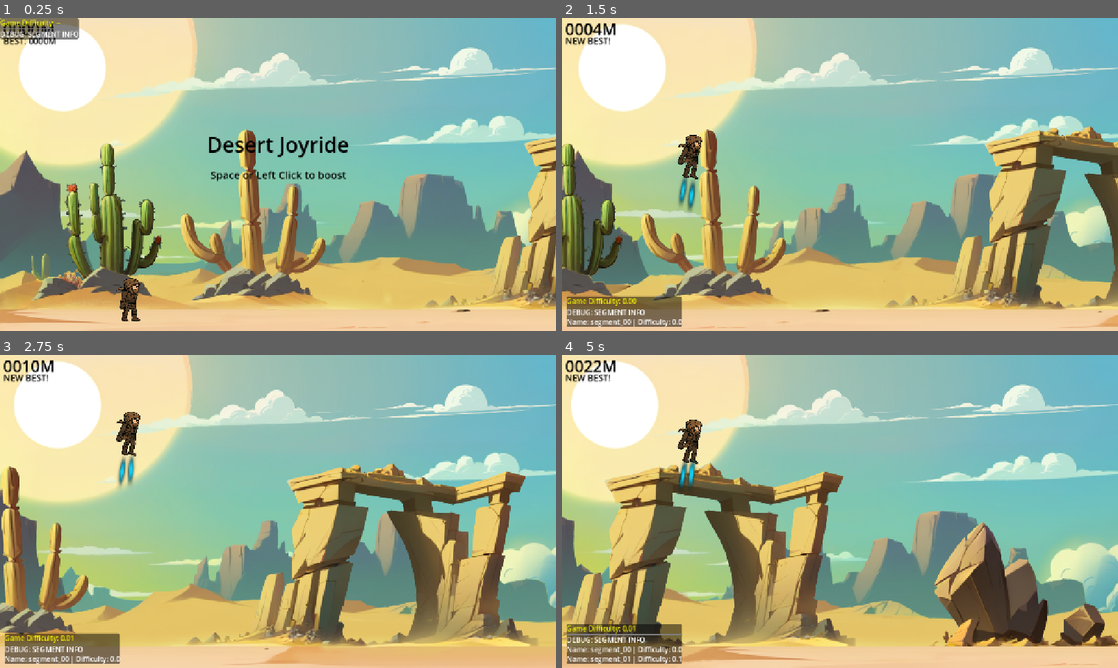
Above: before the commit, frames 1-4 (two rows, left to right).
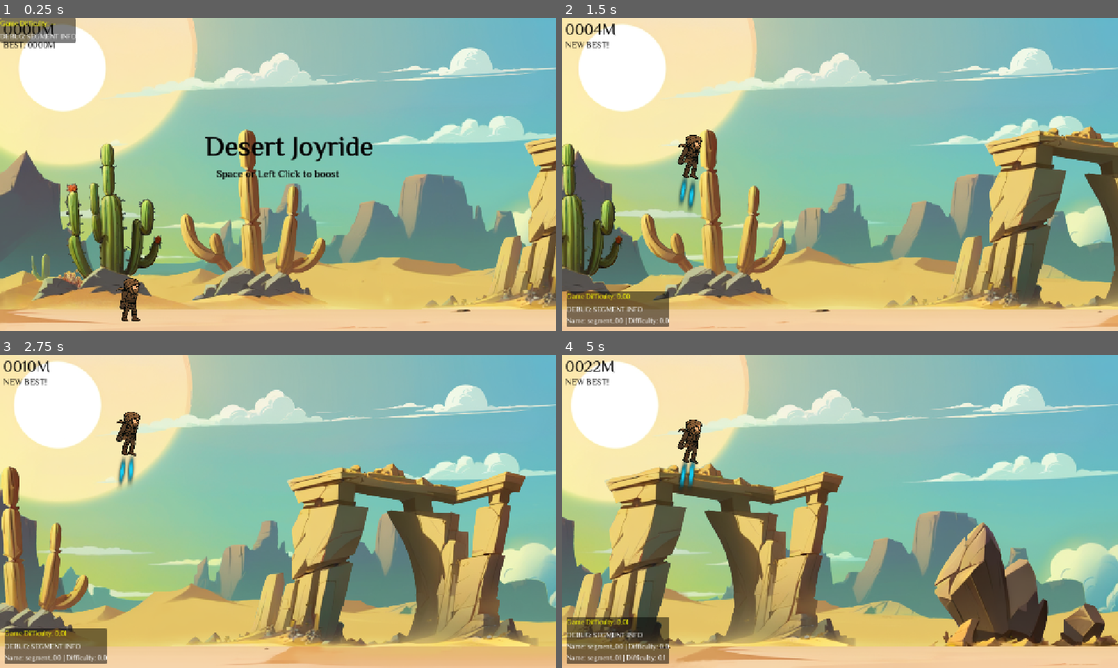
Above: after the commit, the same moments.

Repository: snowfrogdev/jetpack-joyride-clone
Game: Godot game, scene res://main.tscn
Two runs of this game, one before a commit and one after it. Both use one fixed random seed, a clock stepped at 60 frames per second and the inputs below.
Inputs (mouse positions are in pixels of both pictures, inside the frame that each line leads up to):
- Up to frame 1 (0.25 s): no input
- Up to frame 2 (1.5 s): tap Enter (ui_accept) at 0.5, 0.77 s; move the mouse to (962, 158) at 0.52 s; hold Space (Boost) 0.53-1.28 s; click (962, 158) at 0.67 s; move the mouse to (728, 190) at 1.27 s; tap Space (Boost) at 1.35 s; click (728, 190) at 1.42 s
- Up to frame 3 (2.75 s): tap Enter (ui_accept) at 1.52 s; move the mouse to (333, 442) at 2.02 s; hold Space (Boost) from 2.03 s (still down); click (333, 442) at 2.17 s
- Up to frame 4 (5 s): move the mouse to (812, 574) at 2.77 s; release Space (Boost) at 2.78 s; tap Space (Boost) at 2.85, 4.35 s; click (812, 574) at 2.92 s; tap Enter (ui_accept) at 3.02, 3.77, 4.52 s; move the mouse to (1006, 558) at 3.52 s; hold Space (Boost) 3.53-4.28 s; click (1006, 558) at 3.67 s; move the mouse to (673, 464) at 4.27 s; click (673, 464) at 4.42 s

The runs differ from the first frame. In frame 1, 2.2% of the frame differs, in the area x 0-67%, y 0-53%; in frame 2, 1.7%; in frame 3, 1.7%; in frame 4, 2.2%, in the area x 0-22%, y 1-99%.

Commit message:
Add ElMessiri font and implement UI theme customization for improved readability

Diff:
--- a/main.tscn
+++ b/main.tscn
@@ -35,6 +35,7 @@
 [ext_resource type="Resource" uid="uid://3kgdrgi4ot46" path="res://segments/segment_14_data.tres" id="26_jq2sk"]
 [ext_resource type="Resource" uid="uid://xkqqd6hl1nqk" path="res://segments/segment_15_data.tres" id="27_4k2k6"]
 [ext_resource type="Script" uid="uid://ctsxag2jnufan" path="res://debug/debug_display.gd" id="28_debug"]
+[ext_resource type="Script" uid="uid://dira3l5mqiqva" path="res://ui_theme.gd" id="29_theme"]
 [ext_resource type="AudioStream" uid="uid://dk4o0n32gb7pn" path="res://assets/audio/Desert Mirage.wav" id="36_ok6jj"]
 [ext_resource type="AudioStream" uid="uid://ctc8dxuvc6yal" path="res://assets/audio/intro.wav" id="37_ctc8d"]
 [ext_resource type="AudioStream" uid="uid://dn6jhxjoq087g" path="res://assets/audio/game_over.wav" id="38_b1qrp"]
@@ -158,6 +159,9 @@
 metadata/_custom_type_script = "uid://cue7hc33wov63"
 
 [node name="UI" type="CanvasLayer" parent="."]
+
+[node name="UITheme" type="Node" parent="UI"]
+script = ExtResource("29_theme")
 
 [node name="DistanceContainer" type="VBoxContainer" parent="UI"]
 offset_left = 7.0
@@ -188,14 +192,14 @@
 anchor_top = 0.5
 anchor_right = 0.5
 anchor_bottom = 0.5
-offset_left = -200.0
-offset_top = -100.0
-offset_right = 200.0
-offset_bottom = -40.0
-grow_horizontal = 2
-grow_vertical = 2
-theme_override_colors/font_color = Color(0, 0, 0, 1)
-theme_override_font_sizes/font_size = 48
+offset_left = -250.0
+offset_top = -120.0
+offset_right = 250.0
+offset_bottom = -20.0
+grow_horizontal = 2
+grow_vertical = 2
+theme_override_colors/font_color = Color(0, 0, 0, 1)
+theme_override_font_sizes/font_size = 64
 text = "Desert Joyride"
 horizontal_alignment = 1
 vertical_alignment = 1
--- a/player/states/falling.gd
+++ b/player/states/falling.gd
@@ -24,12 +24,12 @@
   if is_sliding:
     # Handle sliding state
     sliding_timer += delta
+    # Gradually reduce horizontal velocity during slide
+    player.velocity.x = max(player.velocity.x * 0.99, 0)
     if sliding_timer >= SLIDE_DURATION:
-      # Transition to running state after sliding duration
+      player.velocity.x = 0 # Stop sliding after duration
       finished.emit(DEAD)
   elif player.is_on_floor():
     # Start sliding when player hits the floor
     player.anim_state_machine.travel("SLIDE")
     is_sliding = true
-    # Gradually reduce horizontal velocity during slide
-    player.velocity.x = max(player.velocity.x * 0.98, 0)
--- /dev/null
+++ b/ui_theme.gd
@@ -0,0 +1,144 @@
+extends Node
+
+# Path to the ElMessiri font
+const FONT_PATH = "res://assets/ElMessiri-VariableFont_wght.ttf"
+
+# Font sizes for different UI elements
+const FONT_SIZE_TITLE = 64 # Increased from 48 to 64
+const FONT_SIZE_DISTANCE = 37
+const FONT_SIZE_BEST = 20
+const FONT_SIZE_PROMPT = 24
+const FONT_SIZE_DEBUG = 16
+
+# Text outline settings
+const OUTLINE_SIZE = 3.0
+const OUTLINE_COLOR = Color(0.1, 0.1, 0.1, 1.0) # Dark outline color
+
+# Create and setup the custom theme for the game
+func _ready():
+	# Load the ElMessiri font
+	var font = load(FONT_PATH)
+	if not font:
+		push_error("Failed to load ElMessiri font from: " + FONT_PATH)
+		return
+
+	# Create a new theme
+	var theme = Theme.new()
+
+	# Set the default font
+	theme.set_default_font(font)
+	theme.set_default_font_size(FONT_SIZE_PROMPT)
+
+	# Apply theme to all UI elements
+	apply_theme_to_ui(theme)
+
+	# Apply specific font sizes to different UI elements
+	customize_ui_elements(font)
+
+	print("ElMessiri font applied to all UI elements")
+
+# Recursively apply the theme to all UI elements
+func apply_theme_to_ui(theme: Theme):
+	# Get the UI node
+	var ui_node = get_parent()
+	if not ui_node:
+		push_error("UI parent node not found")
+		return
+
+	# Apply theme to all Control nodes under UI
+	apply_theme_recursive(ui_node, theme)
+
+	# Apply theme to debug display if it exists
+	var debug_display = get_node_or_null("/root/Main/DebugUI/DebugOverlay/DebugDisplay")
+	if debug_display:
+		apply_theme_recursive(debug_display, theme)
+
+# Apply theme to a node and all its children recursively
+func apply_theme_recursive(node: Node, theme: Theme):
+	# If it's a Control node, apply the theme
+	if node is Control:
+		node.theme = theme
+
+	# Apply to all children
+	for child in node.get_children():
+		apply_theme_recursive(child, theme)
+
+# Customize specific UI elements with appropriate font sizes
+func customize_ui_elements(font: FontFile):
+	# Get UI elements
+	var ui_parent = get_parent()
+
+	# Distance labels
+	var current_distance_label = ui_parent.get_node_or_null("DistanceContainer/CurrentDistanceLabel")
+	var best_distance_label = ui_parent.get_node_or_null("DistanceContainer/BestDistanceLabel")
+
+	# Title and prompt labels
+	var game_title_label = get_node_or_null("/root/Main/UI/GameTitleLabel")
+	var boost_prompt_label = get_node_or_null("/root/Main/UI/BoostPromptLabel")
+	var restart_prompt_label = get_node_or_null("/root/Main/UI/RestartPromptLabel")
+
+	# Apply custom font settings to each element
+	if current_distance_label:
+		current_distance_label.add_theme_font_override("font", font)
+		current_distance_label.add_theme_font_size_override("font_size", FONT_SIZE_DISTANCE)
+
+	if best_distance_label:
+		best_distance_label.add_theme_font_override("font", font)
+		best_distance_label.add_theme_font_size_override("font_size", FONT_SIZE_BEST)
+
+	if game_title_label:
+		# Apply larger font size to title
+		game_title_label.add_theme_font_override("font", font)
+		game_title_label.add_theme_font_size_override("font_size", FONT_SIZE_TITLE)
+
+		# Add outline to title text for better readability
+		game_title_label.add_theme_constant_override("outline_size", OUTLINE_SIZE)
+		game_title_label.add_theme_color_override("font_outline_color", OUTLINE_COLOR)
+
+		# Make title area a bit larger to accommodate the bigger text
+		var current_rect = game_title_label.get_rect()
+		game_title_label.size = Vector2(current_rect.size.x + 50, current_rect.size.y + 20)
+
+	if boost_prompt_label:
+		boost_prompt_label.add_theme_font_override("font", font)
+		boost_prompt_label.add_theme_font_size_override("font_size", FONT_SIZE_PROMPT)
+
+		# Add a lighter outline to prompt text
+		boost_prompt_label.add_theme_constant_override("outline_size", OUTLINE_SIZE * 0.6)
+		boost_prompt_label.add_theme_color_override("font_outline_color", OUTLINE_COLOR)
+
+	if restart_prompt_label:
+		restart_prompt_label.add_theme_font_override("font", font)
+		restart_prompt_label.add_theme_font_size_override("font_size", FONT_SIZE_PROMPT)
+
+		# Add a lighter outline to prompt text
+		restart_prompt_label.add_theme_constant_override("outline_size", OUTLINE_SIZE * 0.6)
+		restart_prompt_label.add_theme_color_override("font_outline_color", OUTLINE_COLOR)
+
+	# Apply font to debug display if it exists
+	customize_debug_display(font)
+
+# Apply font to debug display elements
+func customize_debug_display(font: FontFile):
+	var debug_display = get_node_or_null("/root/Main/DebugUI/DebugOverlay/DebugDisplay")
+	if not debug_display:
+		return
+
+	# Find all Label nodes in the debug display and apply the font
+	var labels = find_labels_recursive(debug_display)
+	for label in labels:
+		label.add_theme_font_override("font", font)
+		# Keep the original font size for debugging information
+		# label.add_theme_font_size_override("font_size", FONT_SIZE_DEBUG)
+
+# Find all Label nodes recursively
+func find_labels_recursive(node: Node) -> Array:
+	var result = []
+
+	if node is Label:
+		result.append(node)
+
+	for child in node.get_children():
+		result.append_array(find_labels_recursive(child))
+
+	return result
Binary file added: assets/ElMessiri-VariableFont_wght.ttf
Not shown, added: assets/ElMessiri-VariableFont_wght.ttf.import
Not shown: 1 places in main.tscn that only renumber resources
Not shown, added: ui_theme.gd.uid
